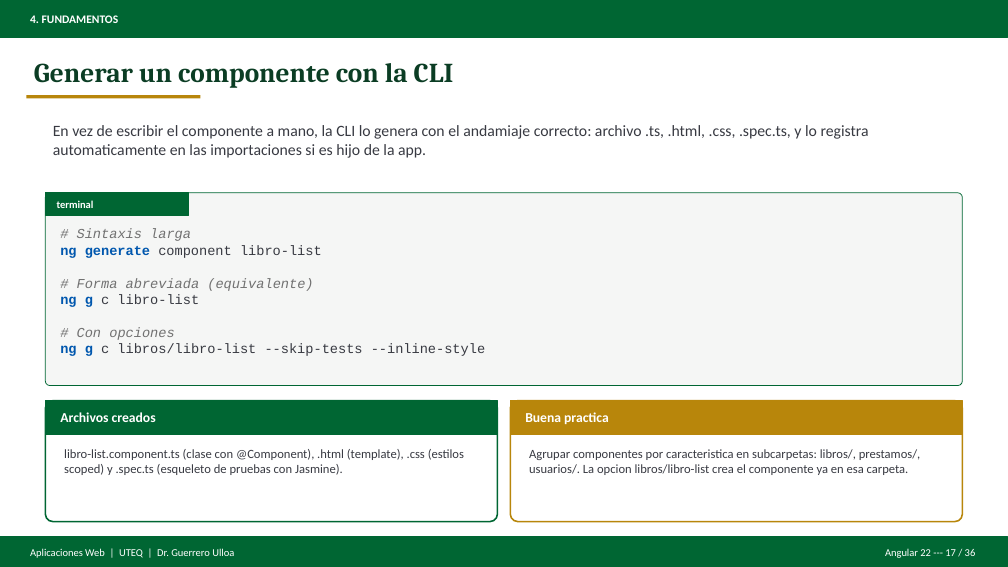
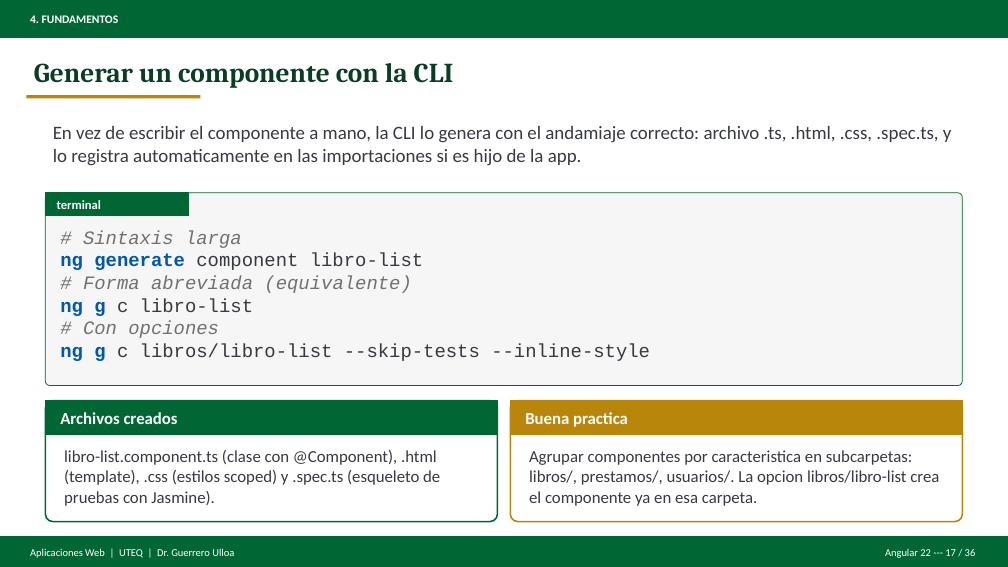
Before and after one commit to gleiston-guerrero/Asignaturas, a slide deck: slide 17 of AplicacionesWeb/Material de clases/Presentaciones/Deck_Angular22_REST.pptx. Drawn at 1008x567 pixels with LibreOffice and Linux fonts; fonts in the diff are those of the drawing. Boxes give left, top, right and bottom in pixels: in the first picture for what was removed or moved away, otherwise in the second. Text is boxed around its words. In the diff, an @@ line names an element or a change of style, - is before the commit and + after.

```diff
--- a/AplicacionesWeb/Material de clases/Presentaciones/Deck_Angular22_REST.pptx
+++ b/AplicacionesWeb/Material de clases/Presentaciones/Deck_Angular22_REST.pptx
@@ text "En vez de escribir el ..." at <box>53,126,952,166</box>: size 15 to 18 pt @@
@@ text "terminal" at <box>57,200,101,209</box>: size 10 to 12 pt @@
@@ text "# Sintaxis larga ng generate ..." at <box>60,230,650,361</box>: size 13 to 18 pt @@
@@ text "Archivos creados" at <box>60,412,178,424</box>: size 13 to 16 pt @@
@@ text "Buena practica" at <box>525,412,628,427</box>: size 13 to 16 pt @@
@@ text "libro-list.component.ts (clase con @Component), .html ..." at <box>64,450,440,506</box>: size 12 to 16 pt @@
@@ text "Agrupar componentes por caracteristica en ..." at <box>529,450,939,506</box>: size 12 to 16 pt @@
```
Also in this commit, not shown: 7 other slides changed, 5 other files.
